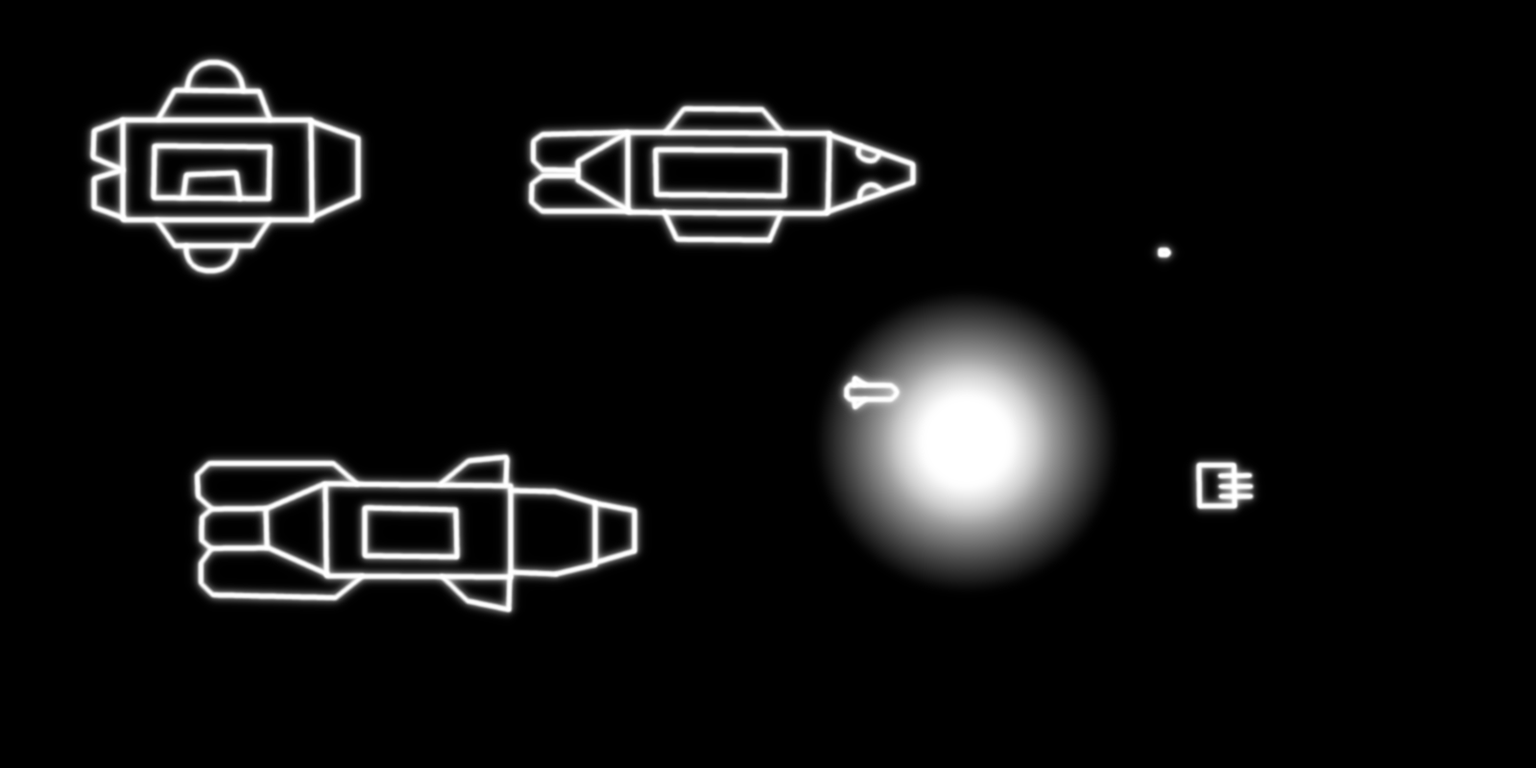
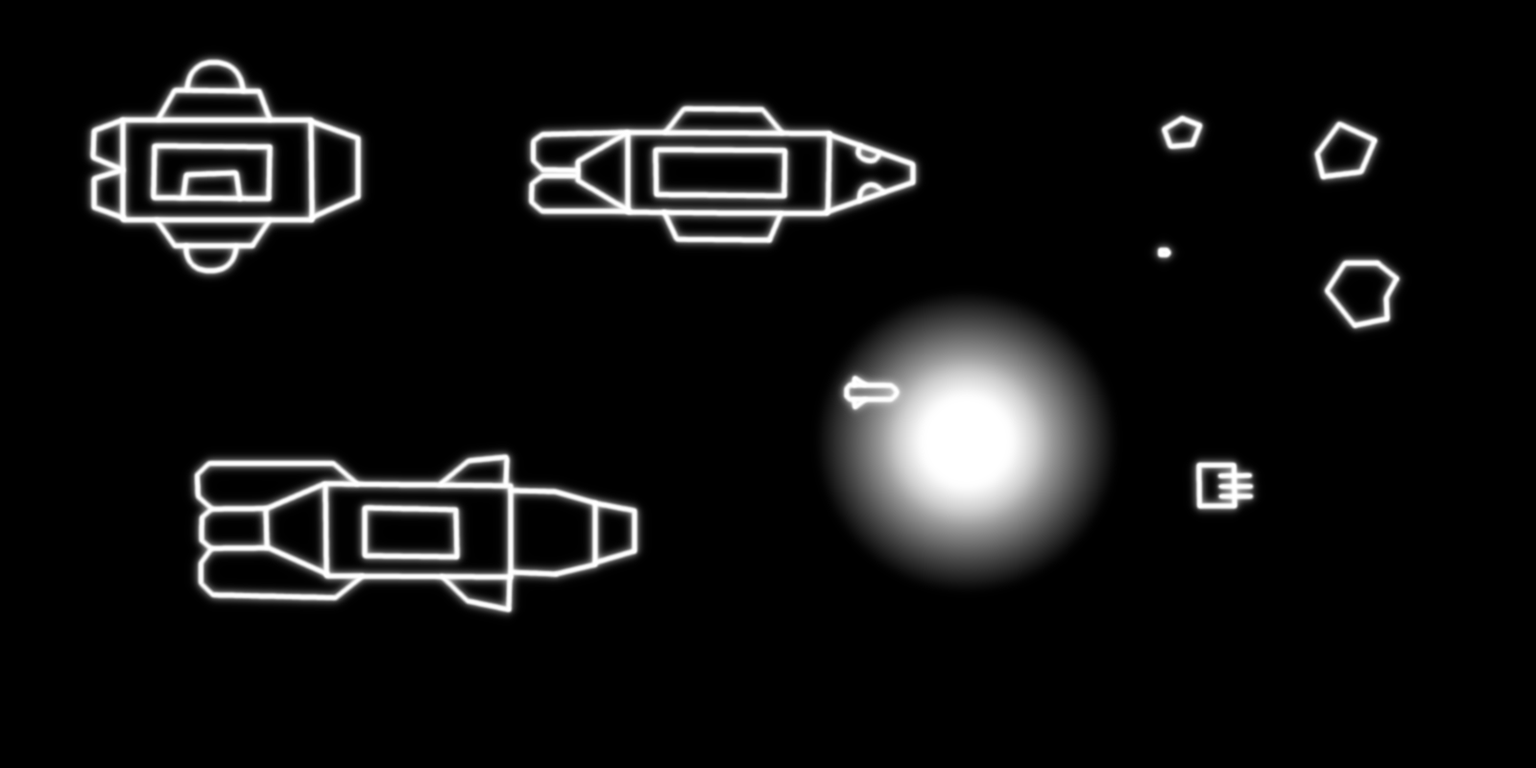
Layers edited between the first and the second w=1536, h=768 image:
painted on "Glow" over bbox(1152, 106, 1409, 338)
painted on "Drawings" over bbox(1159, 113, 1402, 331)
